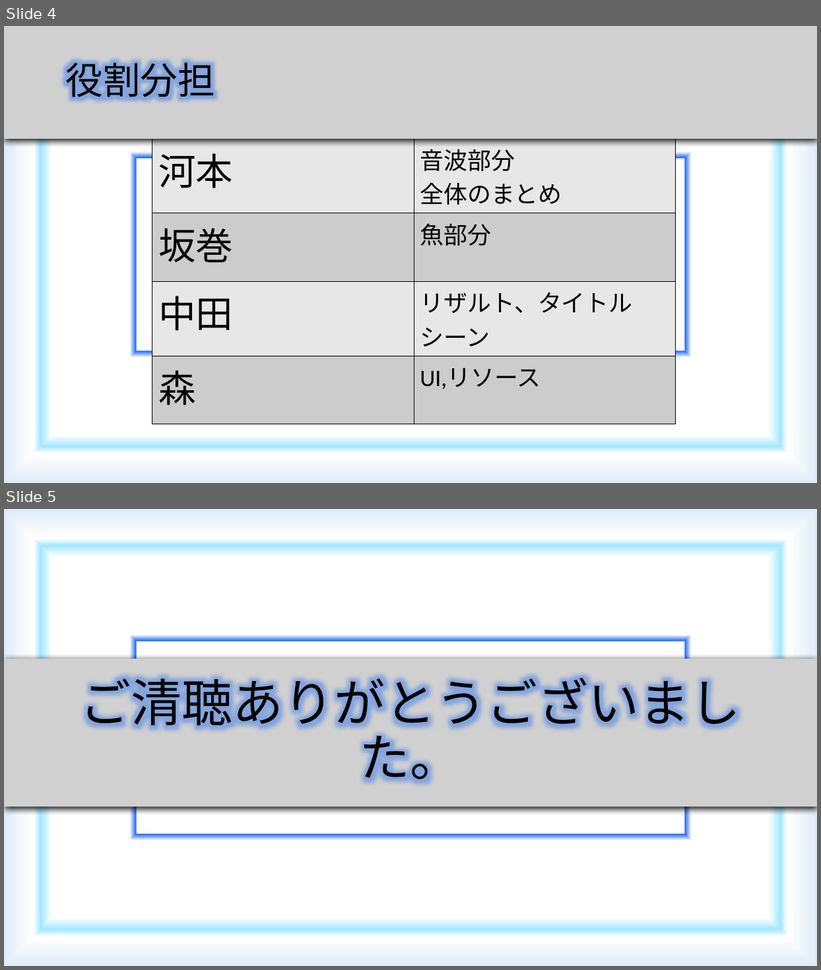
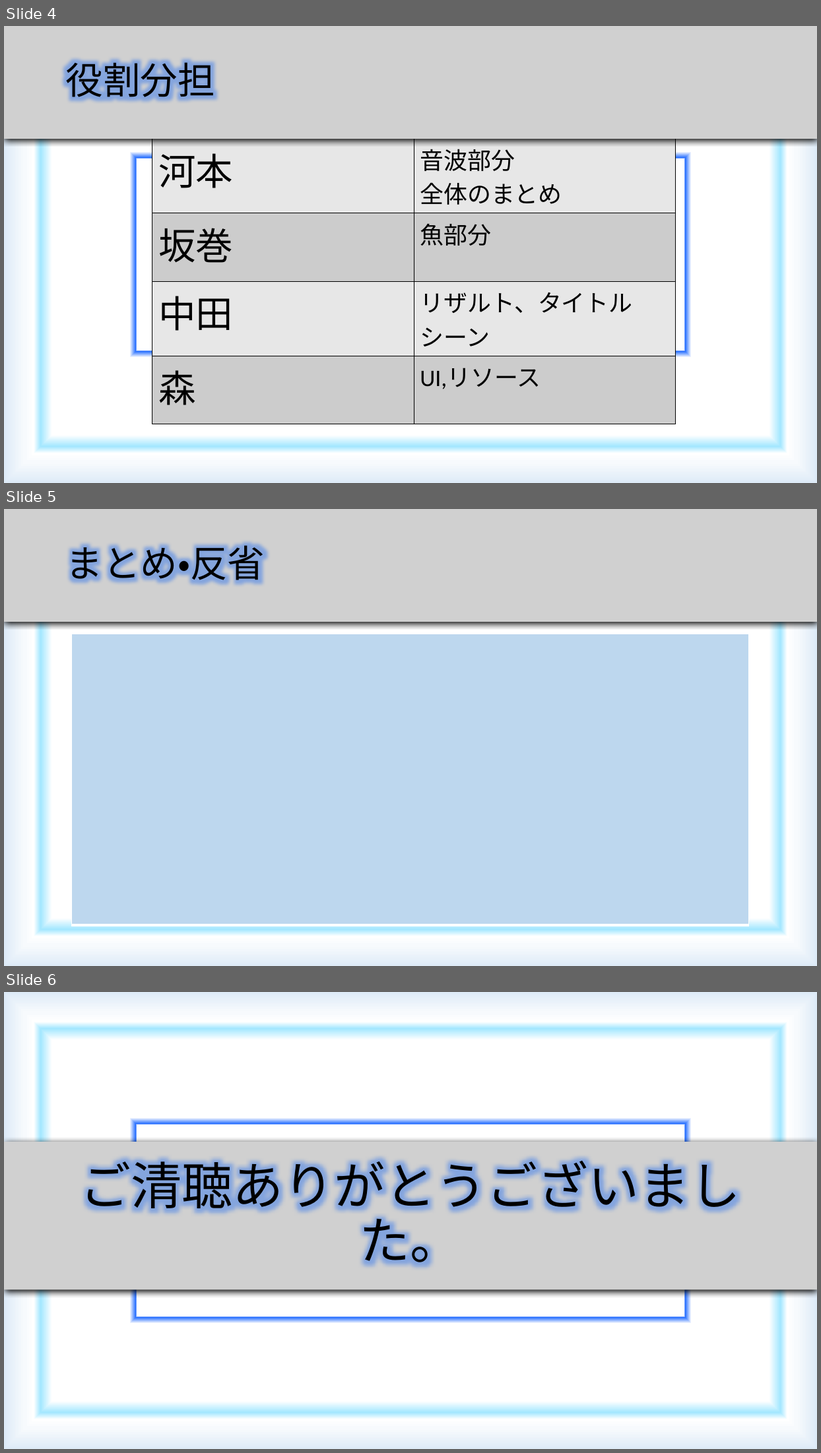
Before and after one commit to YasuhiroKawamoto/iwashi, a slide deck: 発表資料(鰯).pptx. Shown one above the other, each under a label of ours: slides 4 and 5 before the commit, slides 4, 5 and 6 after it. The pictures are 821x970 and 821x1453 pixels, drawn with LibreOffice and Linux fonts; fonts in the diff are those of the drawing; grey boxes stand for pictures. Boxes give left, top, right and bottom in pixels: in the first picture for what was removed or moved away, otherwise in the second. Text is boxed around its words. In the diff, an @@ line names an element or a change of style, - is before the commit and + after.

```diff
--- a/発表資料(鰯).pptx
+++ b/発表資料(鰯).pptx
@@ slide 5 added at (4, 509, 817, 966), background gradient #A6E7FF to #FFFFFF to #1B67FF to #A3E7FF to #F7FAFD to #DEEBF7 @@
@@ picture added at (4, 509, 817, 622) @@
@@ text added at (66, 539, 265, 587), 44 pt, text #000000 @@
+まとめ・反省
@@ table added at (72, 634, 748, 925), 1 rows, 1 columns @@
+
@@ what was slide 5 is now slide 6 @@
```
Also in this commit, not shown: 1 slide changed, 1 other slide added, 1 slide removed.
